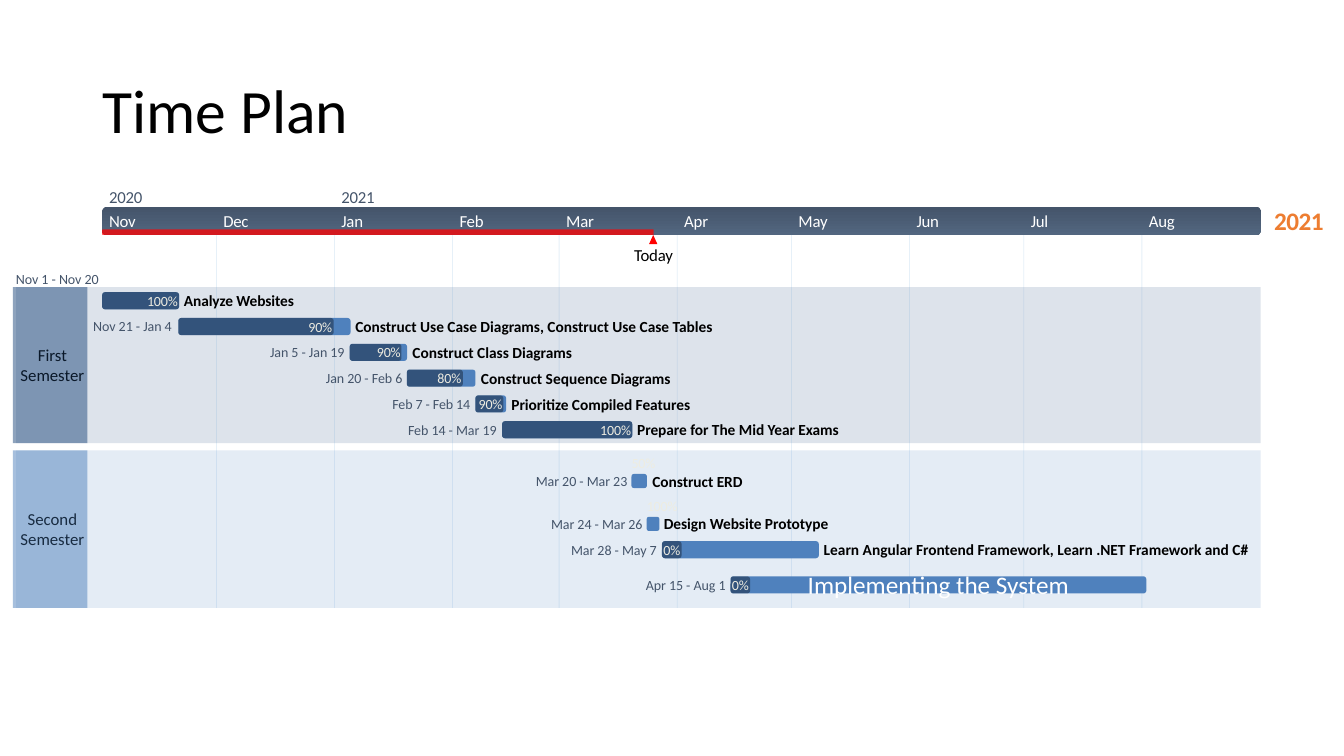
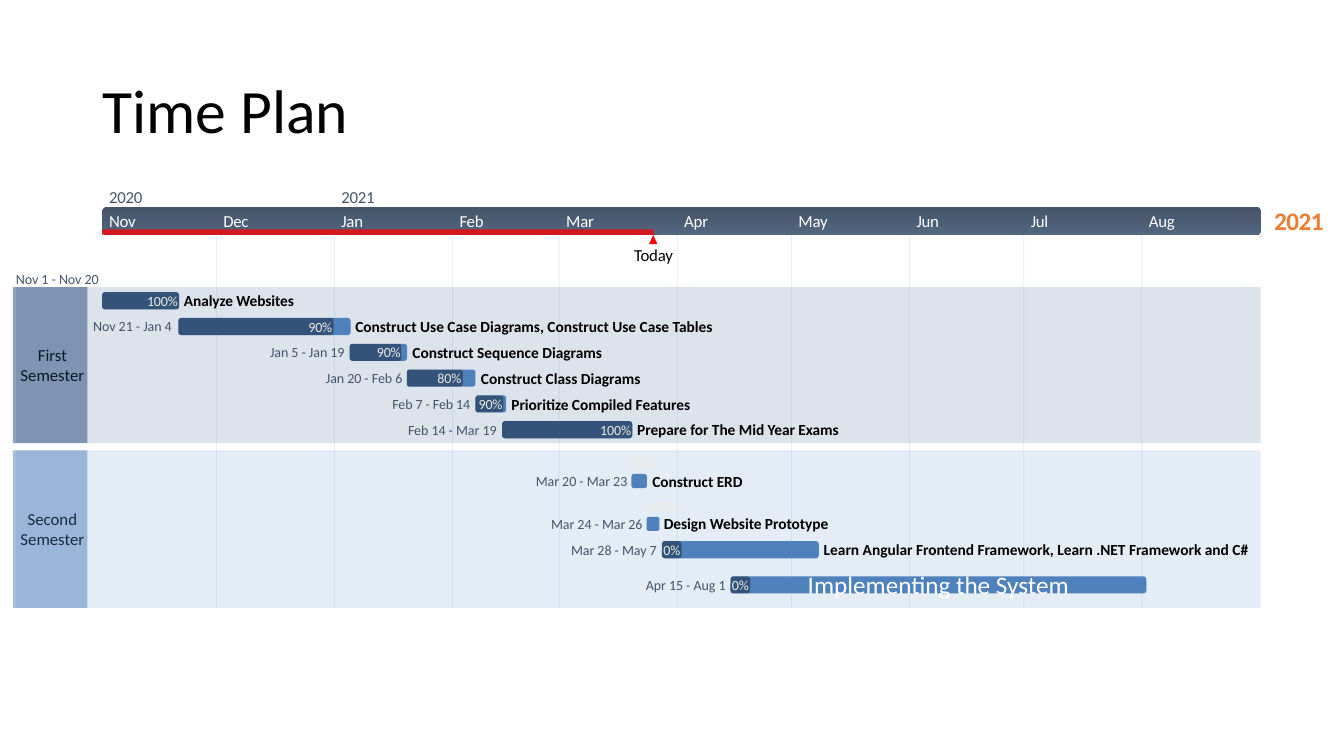
Before and after one commit to mounirsabry/Better_Ecom_GP, a slide deck: slide 27 of Discussions/Midyear_Discussion/presentation.pptx. Drawn at 1344x756 pixels with LibreOffice and Linux fonts; fonts in the diff are those of the drawing. Boxes give left, top, right and bottom in pixels: in the first picture for what was removed or moved away, otherwise in the second. Text is boxed around its words. In the diff, an @@ line names an element or a change of style, - is before the commit and + after.

Commit message:
Small modifications to The Time Plan

```diff
--- a/Discussions/Midyear_Discussion/presentation.pptx
+++ b/Discussions/Midyear_Discussion/presentation.pptx
@@ text at <box>412,347,602,361</box>: text changed @@
-Construct Class Diagrams
+Construct Sequence Diagrams
@@ text at <box>481,373,641,387</box>: text changed @@
-Construct Sequence Diagrams
+Construct Class Diagrams
```
